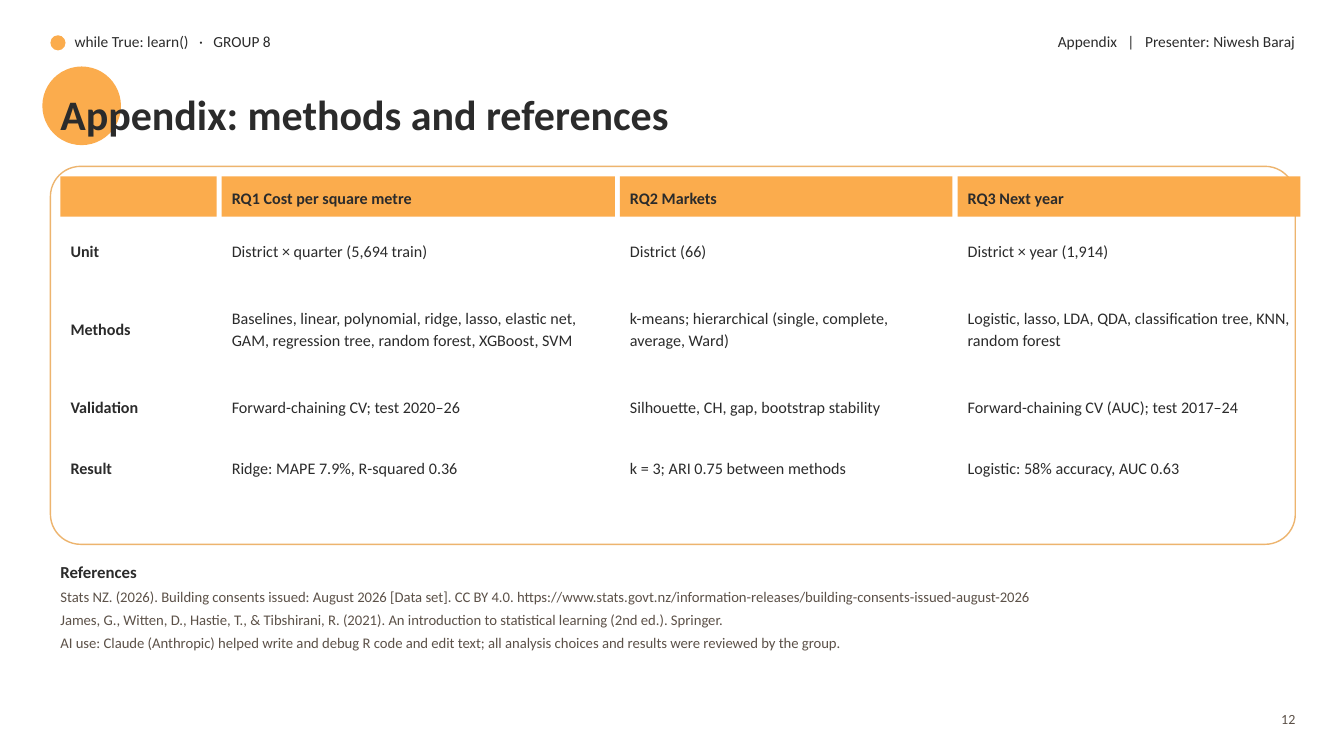
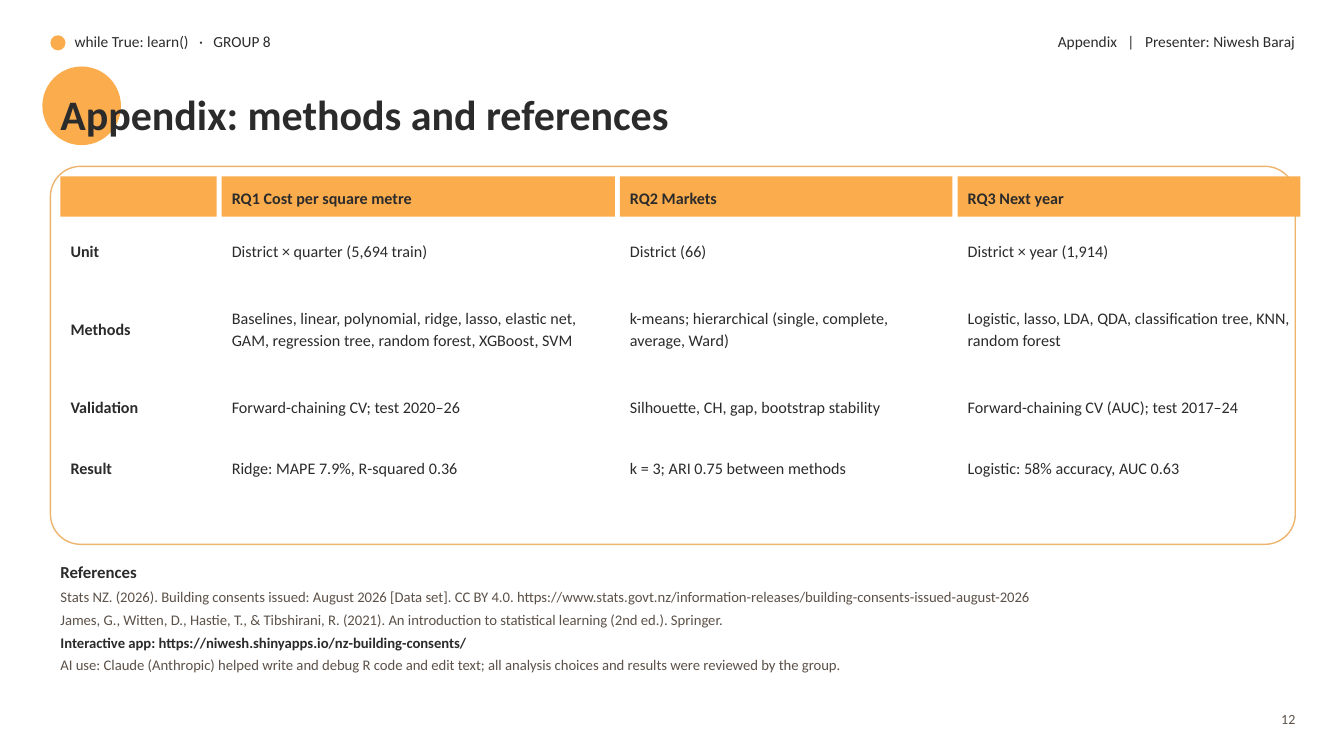
Before and after one commit to harishsahadev/while-True-Learn, a slide deck: slide 13 of building-consents/communication/slides/slides.pptx. Drawn at 1344x756 pixels with LibreOffice and Linux fonts; fonts in the diff are those of the drawing; background and template pictures are left out. Boxes give left, top, right and bottom in pixels: in the first picture for what was removed or moved away, otherwise in the second. Text is boxed around its words. In the diff, an @@ line names an element or a change of style, - is before the commit and + after.

```diff
--- a/building-consents/communication/slides/slides.pptx
+++ b/building-consents/communication/slides/slides.pptx
@@ text at [60, 637, 467, 651]: paragraph added @@
+Interactive app: https://niwesh.shinyapps.io/nz-building-consents/
```
Also in this commit, not shown: 1 other slide changed, 13 other files.
